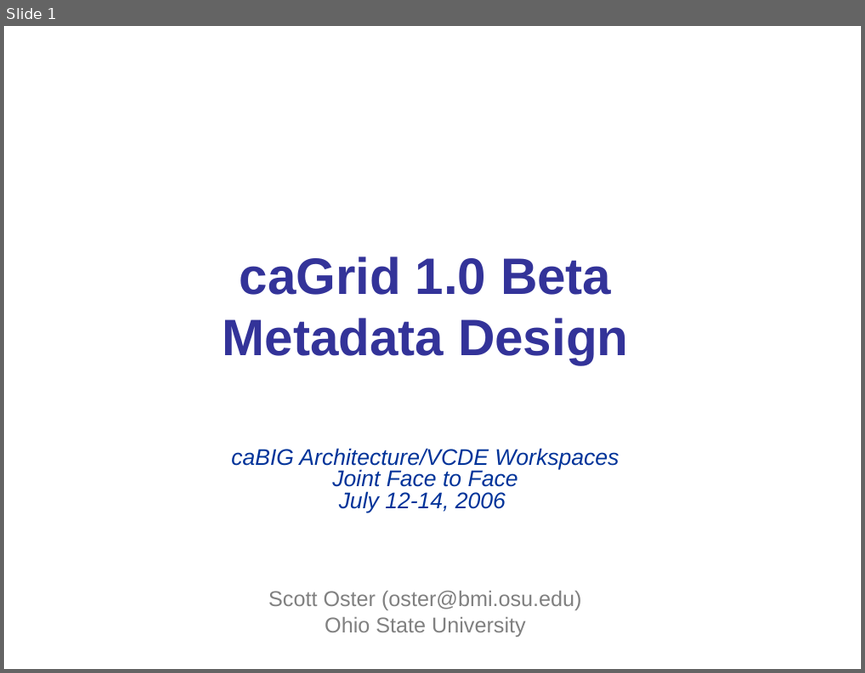
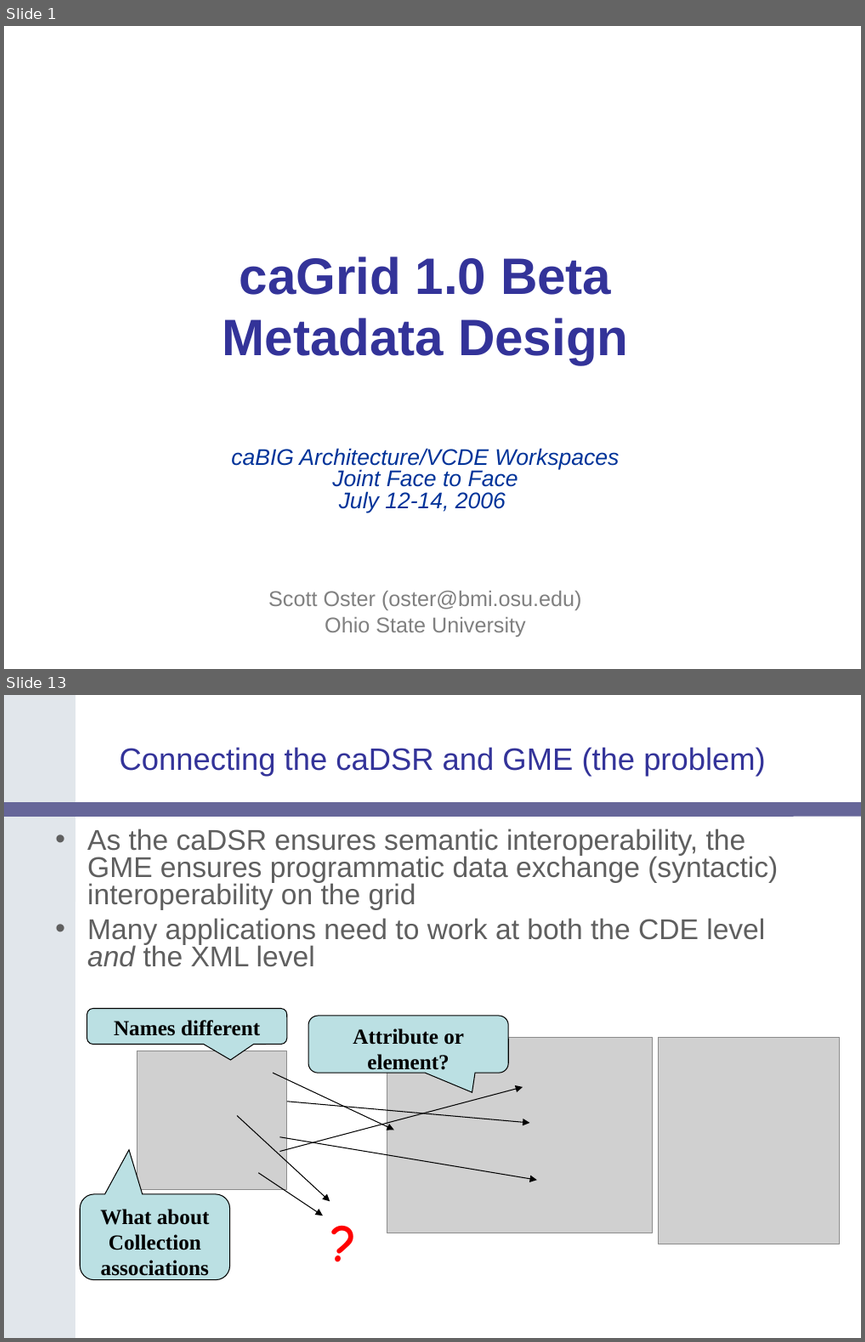
Before and after one commit to NCIP/cagrid-docs, a slide deck: presentations/200607_VCDE_ARCH/caGrid-1.0_Beta_Metadata.ppt. Shown one above the other, each under a label of ours: slide 1 before the commit, slides 1 and 13 after it; the slides between them are not shown. The pictures are 865x673 and 865x1342 pixels, drawn with LibreOffice and Linux fonts; fonts in the diff are those of the drawing; grey boxes stand for pictures; background and template pictures are left out. Boxes give left, top, right and bottom in pixels: in the first picture for what was removed or moved away, otherwise in the second. Text is boxed around its words. In the diff, an @@ line names an element or a change of style, - is before the commit and + after.

Commit message:
just need to add introduce/cadsr details

```diff
--- a/presentations/200607_VCDE_ARCH/caGrid-1.0_Beta_Metadata.ppt
+++ b/presentations/200607_VCDE_ARCH/caGrid-1.0_Beta_Metadata.ppt
@@ slide 13 added at <box>4,695,861,1338</box>, background #FFFFFF @@
@@ freeform shape added at <box>4,695,75,1338</box>, fill #E1E6EB @@
@@ title added at <box>120,747,766,777</box>, 26 pt, text #333399 @@
+Connecting the caDSR and GME (the problem)
@@ rounded rectangle added at <box>4,802,861,817</box>, fill #666699 @@
@@ text added at <box>87,828,778,967</box>, 24 pt, text #5F5F5F @@
+• As the caDSR ensures semantic interoperability, the GME ensures programmatic data exchange (syntactic) interoperability on the grid
+• Many applications need to work at both the CDE level and the XML level
@@ rounded speech box added at <box>87,1009,287,1044</box>, fill #BBE0E3, outline #000000 0.74 pt, 18 pt, text #000000, bold @@
+Names different
@@ rounded speech box added at <box>308,1015,508,1073</box>, fill #BBE0E3, outline #000000 0.74 pt, 18 pt, text #000000, bold @@
+Attribute or element?
@@ picture added at <box>137,1051,287,1190</box> @@
@@ picture added at <box>387,1037,652,1232</box> @@
@@ picture added at <box>658,1037,840,1244</box> @@
@@ arrow added from (273, 1073) to (394, 1129), #000000 0.74 pt @@
@@ arrow added from (280, 1151) to (522, 1087), #000000 0.74 pt @@
@@ arrow added from (287, 1101) to (530, 1123), #000000 0.74 pt @@
@@ arrow added from (237, 1116) to (330, 1202), #000000 0.74 pt @@
@@ arrow added from (280, 1137) to (537, 1180), #000000 0.74 pt @@
@@ arrow added from (258, 1172) to (323, 1215), #000000 0.74 pt @@
@@ rounded speech box added at <box>80,1194,230,1279</box>, fill #BBE0E3, outline #000000 0.74 pt, 18 pt, text #000000, bold @@
+What about Collection associations
@@ text added at <box>316,1215,373,1265</box>, 44 pt, text #FF0000, bold @@
+?
```
Also in this commit, not shown: 41 other slides added, 1 slide removed.
